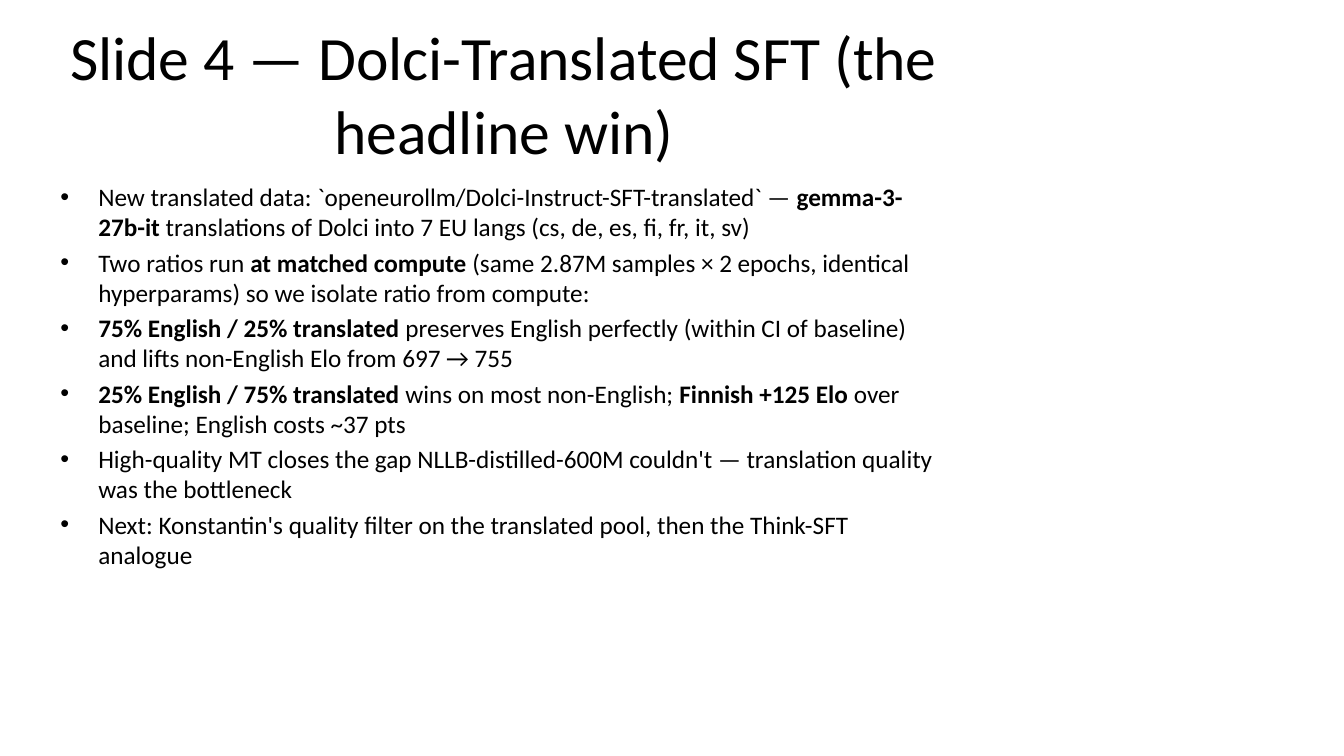
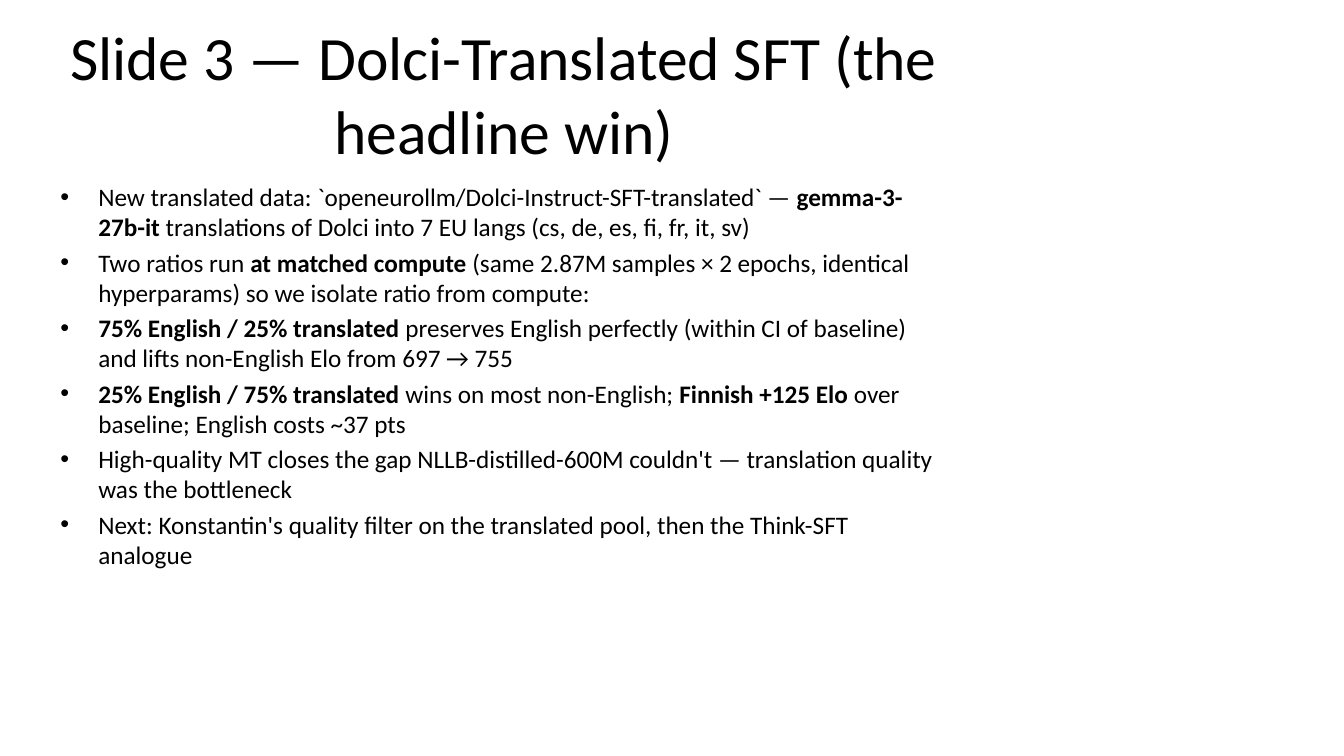
Before and after one commit to ferreirafabio/open-instruct, a slide deck: slide 4 of oellm/meetings/llms4eu_wp4/2026-04-28.pptx (slide 5 before the commit). Drawn at 1344x756 pixels with LibreOffice and Linux fonts; fonts in the diff are those of the drawing. Boxes give left, top, right and bottom in pixels: in the first picture for what was removed or moved away, otherwise in the second. Text is boxed around its words. In the diff, an @@ line names an element or a change of style, - is before the commit and + after.

```diff
--- a/oellm/meetings/llms4eu_wp4/2026-04-28.pptx
+++ b/oellm/meetings/llms4eu_wp4/2026-04-28.pptx
@@ title at bbox=[70, 35, 936, 163]: text changed @@
-Slide 4 — Dolci-Translated SFT (the headline win)
+Slide 3 — Dolci-Translated SFT (the headline win)
```
Also in this commit, not shown: 5 other slides changed, 1 slide removed, 1 other file.
